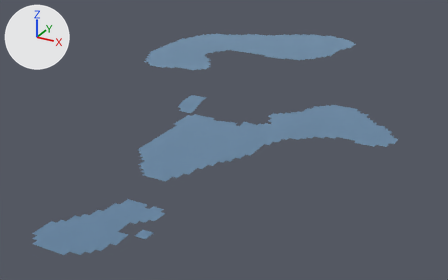
The glTF model public/models/env/garden.water.glb as it was, and as the next commit left it.
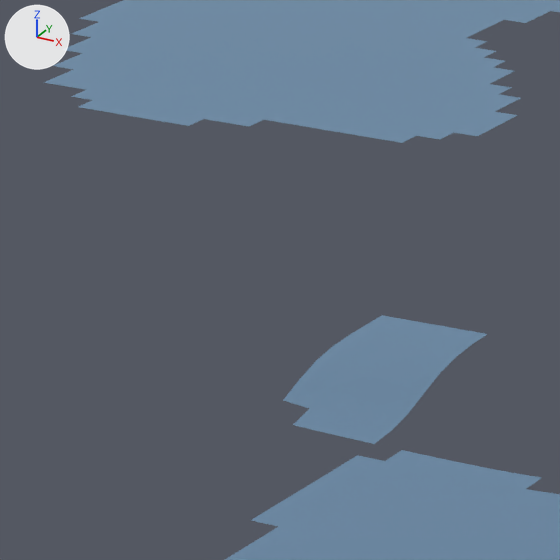
Old and new are each drawn whole from a 50 mm lens placed at (15.31, -16.46, 11.69), pointed at (-0.07, 11.51, -2.29) and again close up on the part from 31% to 48% of the width and 18% to 46% of the height. Lighting does not change. The marker at upper left points along +X, +Y and +Z. The last two pictures show the newer version.

In view in the first close-up: 'water'.
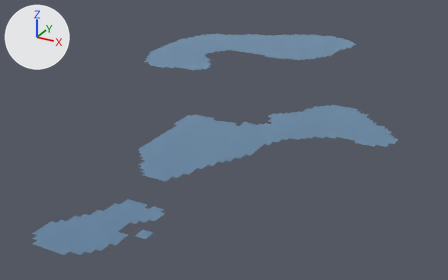
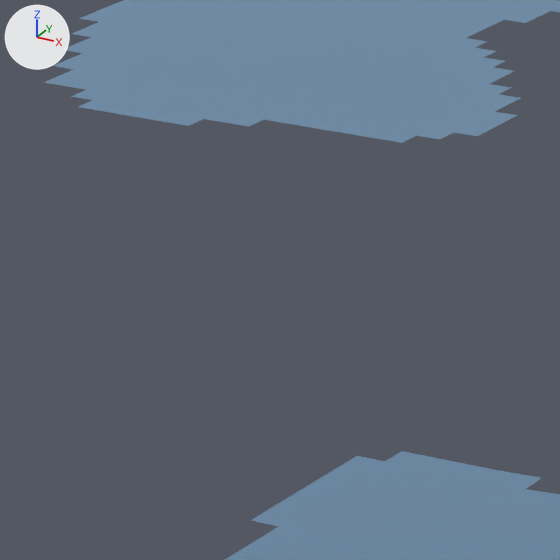
Patch to the scene script:
```diff
--- a/public/models/env/garden.water.glb.py
+++ b/public/models/env/garden.water.glb.py
@@ me_water @@
 # used by ob_water; location = (0.0, 0.0, 0.0)
-me_water.from_pydata(...)  # 2659 vertices, 4800 faces; spans x -9.6..9.3, y -3.4..28.3, z -0.5..-0.1
+me_water.from_pydata(...)  # 2620 vertices, 4746 faces; spans x -9.6..9.3, y -3.4..28.3, z -0.5..-0.1
+# me_water part 1: the loose piece of 39 vertices spanning x -2.4..-1.4, y 10.1..11.9, z -0.5..-0.1 is deleted
 me_water.materials.append(mat_garden_water)
```

Boxes (x1, y1, x2, y2) around the edits, measured in the close-ups (560 x 560 px):
part 1 of me_water, deleted (blue): before (283, 315, 487, 444)
